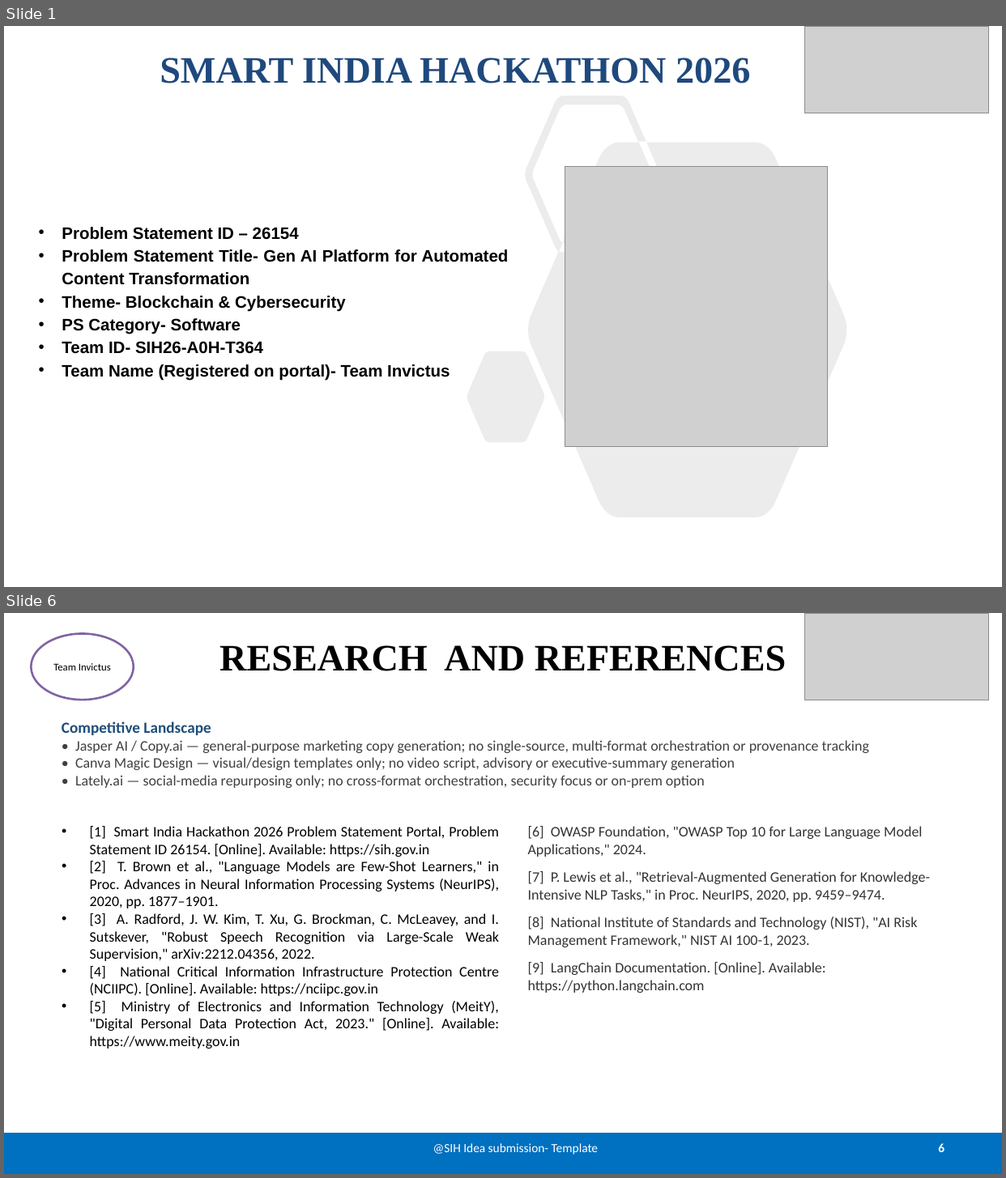
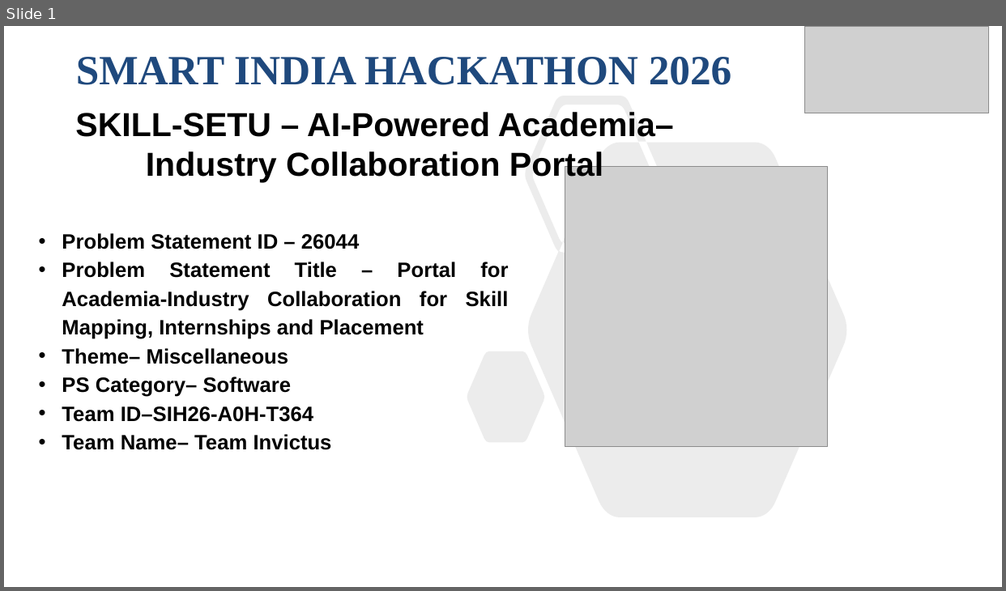
Before and after one commit to NehaD-2896/SIH26-A0H-T364, a slide deck: share/SIH26-A0H-T364_Presentation.pptx. Shown one above the other, each under a label of ours: slides 1 and 6 before the commit, slide 1 after it; the slides between them are not shown. The pictures are 1006x1178 and 1006x591 pixels, drawn with LibreOffice and Linux fonts; fonts in the diff are those of the drawing; grey boxes stand for pictures. Boxes give left, top, right and bottom in pixels: in the first picture for what was removed or moved away, otherwise in the second. Text is boxed around its words. In the diff, an @@ line names an element or a change of style, - is before the commit and + after.

```diff
--- a/share/SIH26-A0H-T364_Presentation.pptx
+++ b/share/SIH26-A0H-T364_Presentation.pptx
@@ slide 6 removed at bbox=[4, 613, 1002, 1174], background #FFFFFF @@
@@ ellipse removed at bbox=[31, 634, 134, 700] @@
-Team Invictus
@@ picture removed at bbox=[805, 613, 989, 700] @@
@@ title removed at bbox=[219, 645, 786, 671] @@
-RESEARCH AND REFERENCES
@@ text removed at bbox=[62, 722, 869, 788] @@
-Competitive Landscape
-• Jasper AI / Copy.ai — general-purpose marketing copy generation; no single-source, multi-format orchestration or provenance tracking
-• Canva Magic Design — visual/design templates only; no video script, advisory or executive-summary generation
-• Lately.ai — social-media repurposing only; no cross-format orchestration, security focus or on-prem option
@@ text removed at bbox=[90, 826, 499, 1049] @@
-• [1] Smart India Hackathon 2026 Problem Statement Portal, Problem Statement ID 26154. [Online]. Available: https://sih.gov.in
-• [2] T. Brown et al., "Language Models are Few-Shot Learners," in Proc. Advances in Neural Information Processing Systems (NeurIPS), 2020, pp. 1877–1901.
-• [3] A. Radford, J. W. Kim, T. Xu, G. Brockman, C. McLeavey, and I. Sutskever, "Robust Speech Recognition via Large-Scale Weak Supervision," arXiv:2212.04356, 2022.
-• [4] National Critical Information Infrastructure Protection Centre (NCIIPC). [Online]. Available: https://nciipc.gov.in
-• [5] Ministry of Electronics and Information Technology (MeitY), "Digital Personal Data Protection Act, 2023." [Online]. Available: https://www.meity.gov.in
@@ text removed at bbox=[528, 826, 930, 993] @@
-[6] OWASP Foundation, "OWASP Top 10 for Large Language Model Applications," 2024.
-[7] P. Lewis et al., "Retrieval-Augmented Generation for Knowledge-Intensive NLP Tasks," in Proc. NeurIPS, 2020, pp. 9459–9474.
-[8] National Institute of Standards and Technology (NIST), "AI Risk Management Framework," NIST AI 100-1, 2023.
-[9] LangChain Documentation. [Online]. Available: https://python.langchain.com
@@ rectangle removed at bbox=[4, 1133, 1002, 1174] @@
@@ text removed at bbox=[433, 1144, 599, 1155] @@
-@SIH Idea submission- Template
@@ page number removed at bbox=[938, 1144, 944, 1152] @@
-6
@@ slide 1 changed as well @@
@@ title "SMART INDIA HACKATHON 2026": place and size @@
-title "SMART INDIA HACKATHON 2026" at bbox=[160, 58, 750, 84]
+title "SMART INDIA HACKATHON 2026" at bbox=[76, 57, 732, 85]
@@ title "SMART INDIA HACKATHON 2026" at bbox=[76, 57, 732, 85]: size 36 to 40 pt @@
@@ subtitle added at bbox=[75, 112, 674, 182], 32 pt, text #000000, bold @@
+SKILL-SETU – AI-Powered Academia–Industry Collaboration Portal
@@ text at bbox=[62, 233, 509, 450]: text changed; size 16 to 20 pt @@
-• Problem Statement ID – 26154
-• Problem Statement Title- Gen AI Platform for Automated Content Transformation
-• Theme- Blockchain & Cybersecurity
-• PS Category- Software
-• Team ID- SIH26-A0H-T364
-• Team Name (Registered on portal)- Team Invictus
+• Problem Statement ID – 26044
+• Problem Statement Title – Portal for Academia-Industry Collaboration for Skill Mapping, Internships and Placement
+• Theme– Miscellaneous
+• PS Category– Software
+• Team ID–SIH26-A0H-T364
+• Team Name– Team Invictus
```
Also in this commit, not shown: 1 other slide changed, 4 slides added, 3 other slides removed.
